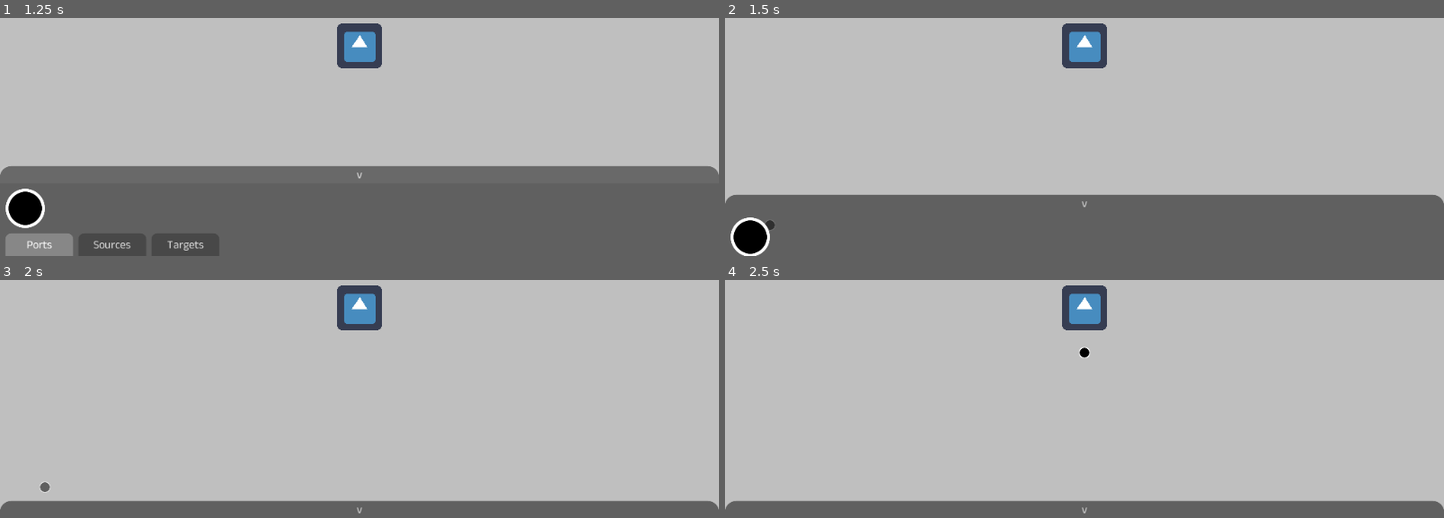
Above: before the commit, frames 1-4 (two rows, left to right).
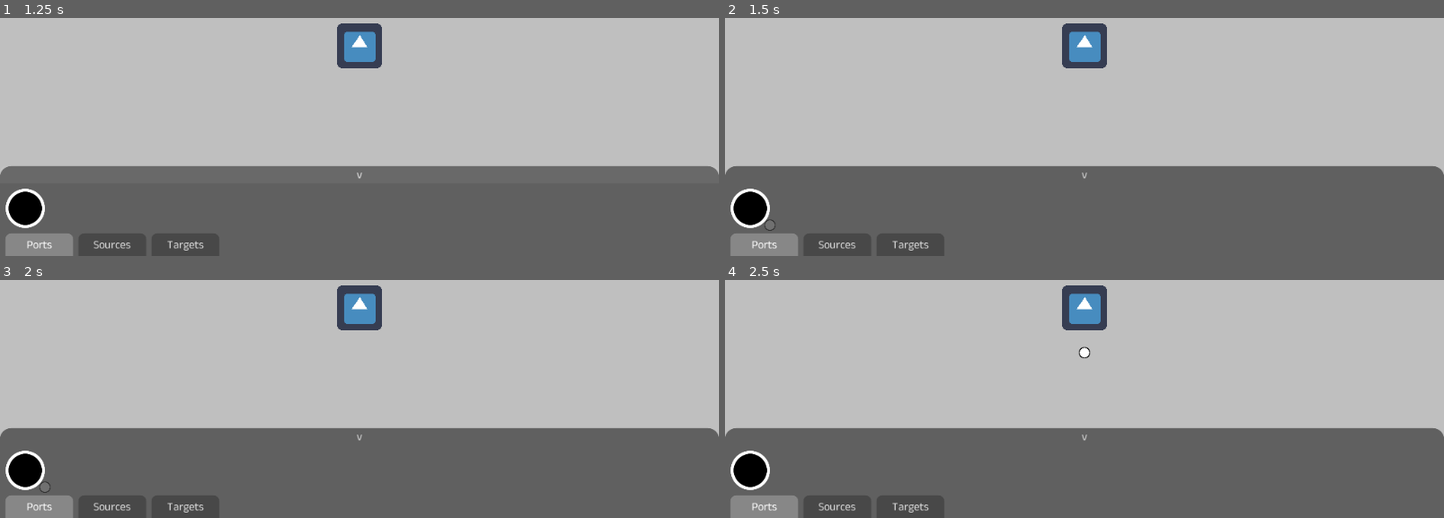
Above: after the commit, the same moments.

Repository: Totobird-Creations/Circuit-Simulator
Game: Godot game, scene res://main/game.tscn
Same seed, same stepped clock (60 frames per second), same inputs: the game is played once before the commit and once after it. The engine's default icon, where the game draws it, is replaced by a stand-in: a white triangle on a blue panel in a dark square.
Inputs (mouse positions are in pixels of both pictures, inside the frame that each line leads up to):
- Up to frame 1 (1.25 s): click "v" at 0.5 s
- Up to frame 2 (1.5 s): click (753, 208) at 1.25 s
- Up to frame 3 (2 s): no input
- Up to frame 4 (2.5 s): click (1084, 308) at 2 s

Frame 1 is identical in both runs. In frame 2, 14% of the frame differs, in the area x 0-100%, y 62-100%; in frame 3, 31%; in frame 4, 31%, in the area x 0-100%, y 27-100%.

Commit message:
Savepoint;

Diff:
--- a/main/game.tscn
+++ b/main/game.tscn
@@ -10,6 +10,9 @@
 [ext_resource path="res://main/game.gd" type="Script" id=8]
 [ext_resource path="res://main/world/structure/battery.tscn" type="PackedScene" id=9]
 [ext_resource path="res://assets/texture/strutcure/port.png" type="Texture" id=10]
+[ext_resource path="res://main/game_world.gd" type="Script" id=11]
+[ext_resource path="res://main/game_world_structures.gd" type="Script" id=12]
+[ext_resource path="res://main/game_world_pending.gd" type="Script" id=13]
 
 [sub_resource type="StyleBoxFlat" id=1]
 bg_color = Color( 0, 0, 0, 0.498039 )
@@ -87,6 +90,7 @@
 script = ExtResource( 8 )
 
 [node name="world" type="Node2D" parent="."]
+script = ExtResource( 11 )
 
 [node name="Sprite" type="Sprite" parent="world"]
 texture = ExtResource( 2 )
@@ -96,8 +100,10 @@
 script = ExtResource( 1 )
 
 [node name="pending" type="Node2D" parent="world"]
+script = ExtResource( 13 )
 
 [node name="structures" type="Node2D" parent="world"]
+script = ExtResource( 12 )
 
 [node name="canvas" type="CanvasLayer" parent="."]
 
--- /dev/null
+++ b/main/game_world.gd
@@ -0,0 +1,6 @@
+extends Node2D
+
+
+
+func get_game_world() -> Node:
+	return self
--- /dev/null
+++ b/main/game_world_pending.gd
@@ -0,0 +1,6 @@
+extends Node2D
+
+
+
+func get_game_world() -> Node:
+	return get_parent().get_game_world()
--- /dev/null
+++ b/main/game_world_structures.gd
@@ -0,0 +1,6 @@
+extends Node2D
+
+
+
+func get_game_world() -> Node:
+	return get_parent().get_game_world()
--- a/main/interface/build_item.gd
+++ b/main/interface/build_item.gd
@@ -22,4 +22,4 @@
 
 func pressed() -> void:
 	get_node("../../../../../../../").add_pending_structure(scene.instance())
-	get_node("../../../../../").toggle_build()
+	#get_node("../../../../../").toggle_build()
--- a/main/world/structure/port.gd
+++ b/main/world/structure/port.gd
@@ -4,13 +4,20 @@
 
 
 func unpending() -> void:
-	for child in get_parent().get_children():
-		if (child != self && child.get_class() == get_class() && child.global_position.distance_to(global_position) <= 0.1):
-			if (state == State.LOCKED):
-				child.queue_free()
-			else:
-				queue_free()
-				break
+	for child in get_all_near_portstructures(get_game_world(), [self]):
+		if (child.state != State.LOCKED):
+			child.queue_free()
+		elif (state != State.LOCKED):
+			queue_free()
+			break
+
+func get_all_near_portstructures(node : Node, ignore : Array) -> Array:
+	var res := []
+	if (! node in ignore && node.get_class() == get_class() && global_position.distance_to(node.global_position) <= 0.1):
+		res.append(node)
+	for child in node.get_children():
+		res += get_all_near_portstructures(child, ignore)
+	return res
 
 
 
--- a/main/world/structure/port.tscn
+++ b/main/world/structure/port.tscn
@@ -1,11 +1,36 @@
-[gd_scene load_steps=3 format=2]
+[gd_scene load_steps=5 format=2]
 
 [ext_resource path="res://main/world/structure/port.gd" type="Script" id=1]
 [ext_resource path="res://assets/texture/strutcure/port.png" type="Texture" id=2]
+
+[sub_resource type="Shader" id=1]
+code = "shader_type canvas_item;
+
+
+
+uniform bool hovered = false;
+
+
+
+void fragment() {
+	vec4 original = texture(TEXTURE, UV);
+	vec3 a        = vec3(0.0);
+	vec3 ba       = vec3(1.0);
+	vec3 bb       = vec3(1.0, 1.0, 0.0);
+	vec3 b        = ba + (bb - ba) * float(hovered);
+	vec3 colour   = b + (a - b) * original.r;
+	COLOR         = vec4(colour, original.a);
+}
+"
+
+[sub_resource type="ShaderMaterial" id=2]
+shader = SubResource( 1 )
+shader_param/hovered = false
 
 [node name="port" type="Area2D"]
 script = ExtResource( 1 )
 
 [node name="sprite" type="Sprite" parent="."]
+material = SubResource( 2 )
 scale = Vector2( 0.125, 0.125 )
 texture = ExtResource( 2 )
--- a/main/world/structure/structure.gd
+++ b/main/world/structure/structure.gd
@@ -11,6 +11,11 @@
 	LOCKED
 }
 export(State) var state : int = State.PENDING
+
+
+
+func get_game_world() -> Node:
+	return get_parent().get_game_world()
 
 
 
Not shown: 1 places in main/game.tscn that only renumber resources
